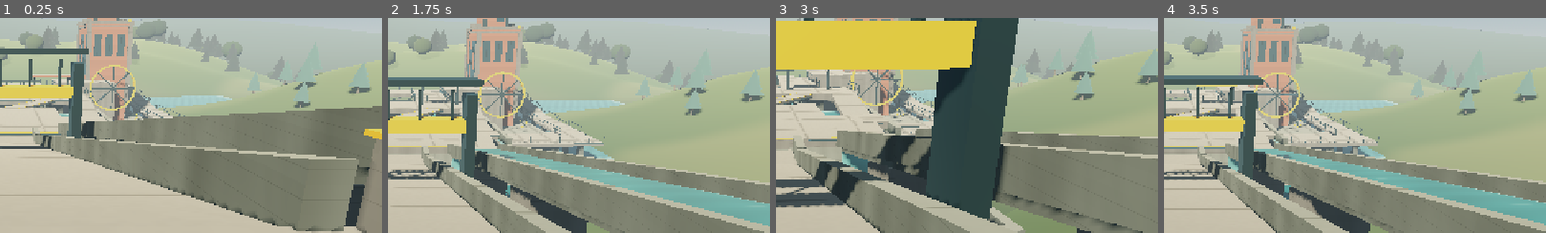
Above: before the commit, frames 1-4 (left to right).
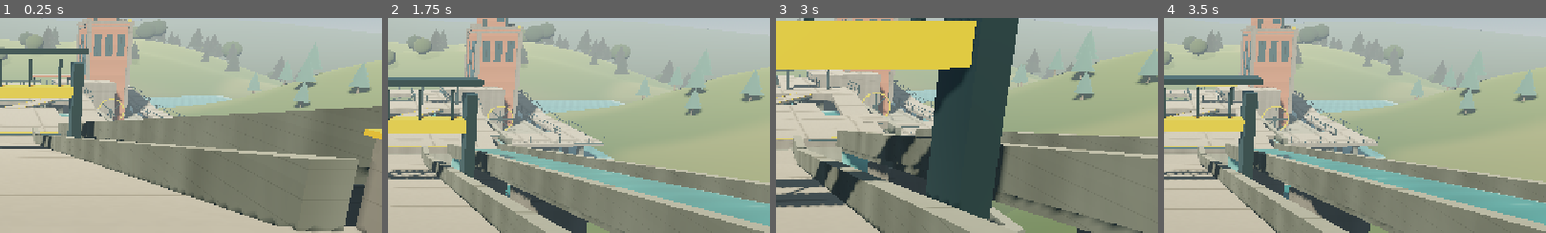
Above: after the commit, the same moments.

Repository: thatmike1/spillway
Game: Godot game, scene res://scenes/main.tscn
Same seed, same stepped clock (60 frames per second), same inputs: the game is played once before the commit and once after it.
Inputs (mouse positions are % of the whole screen's width and height, from its top left):
- Up to frame 1 (0.25 s): no input
- Up to frame 2 (1.75 s): tap Enter (ui_accept) at 0.5 s; move the mouse to (55, 50) at 0.52 s; hold Ctrl (crouch) 0.53-1.28 s; hold W (move_forward) from 0.53 s (still down); click (55, 50) at 0.67 s; tap Space (jump) at 0.77, 1.07, 1.52, 1.55 s; tap F (practice) at 0.8, 1.35 s; move the mouse to (45, 50) at 1.27 s
- Up to frame 3 (3 s): keep holding W (move_forward); tap Space (jump) at 1.82 s; move the mouse to (52, 48) at 2.02 s; hold Space (jump) 2.03-2.78 s; tap Ctrl (crouch) at 2.3, 2.85 s; move the mouse to (49, 52) at 2.77 s; click (49, 52) at 2.92 s
- Up to frame 4 (3.5 s): keep holding W (move_forward); tap Space (jump) at 3.02, 3.32 s; tap F (practice) at 3.05 s
The pictures show only the part of the screen within x 50-100%, y 25-75%; the shares and areas given below are measured in that part.

The runs differ from the first frame. In frame 1, 0.8% of the frame differs, in the area x 23-38%, y 21-48%; in frame 2, 1.0%, in the area x 23-41%, y 24-53%; in frame 3, 0.8%; in frame 4, 0.9%.

Commit message:
fix: preserve player control and honest run results (ccChat-general-rowb)

Diff:
--- a/scripts/spillway_hud.gd
+++ b/scripts/spillway_hud.gd
@@ -10,6 +10,7 @@
 var message: Label
 var finish_label: Label
 var pause_panel: ColorRect
+var _resume_button: Button
 var _fade: ColorRect
 var _blink_alpha: float = 0.0
 var _message_time: float = 0.0
@@ -134,12 +135,16 @@
 	for item: Array in [["Resume", func() -> void: game.set_paused(false)], ["Restart clean run", func() -> void: game.restart_run()], ["Quit", func() -> void: game.request_quit()]]:
 		var button := Button.new()
 		button.text = item[0]
+		if str(item[0]) == "Resume":
+			_resume_button = button
 		button.pressed.connect(item[1])
 		column.add_child(button)
 	pause_panel.hide()
 
 func set_paused(value: bool) -> void:
 	pause_panel.visible = value
+	if value and _resume_button != null:
+		_resume_button.grab_focus()
 
 func _slider_changed(value: float, key: String) -> void:
 	game.change_setting(key, value)
--- a/scripts/spillway_level.gd
+++ b/scripts/spillway_level.gd
@@ -15,7 +15,6 @@
 var water_audio_sources: Array[Vector3] = []
 var _water_surfaces: Array[Dictionary] = []
 var _hero_wheel: Node3D
-var _finish_wheel: Node3D
 var _wheel_speed: float = 0.0
 var _wheel_running: bool = false
 
@@ -44,7 +43,6 @@
 	if not OS.get_cmdline_user_args().has("--crest"):
 		preload("res://scripts/spillway_course.gd").new().build(self)
 		routes["brake"].append_array(routes["safe"].slice(12))
-		_make_finish_portal()
 	preload("res://scripts/spillway_art.gd").new().apply(self)
 	if not OS.get_cmdline_user_args().has("--no-batch"):
 		_batch_static_boxes()
@@ -340,11 +338,6 @@
 	water_audio_sources.append(Vector3(8.5, 4.4, -24.0))
 	water_regions.append({"bounds": AABB(Vector3(6.94, 6.5, -23.7), Vector3(3.12, 6.5, 23.7)), "depth": 0.12})
 
-func _make_finish_portal() -> void:
-	# p / the control wheel sits beside its larger drive, with an open view from the apron.
-	_finish_wheel = _wheel(Vector3(28.0, -1.2, -68.7), 0.7, "ochre")
-	_cylinder(Vector3(28.0, -1.2, -69.5), Vector3(28.0, -1.2, -68.5), 0.15, "steel")
-
 func splash_at(feet: Vector3) -> void:
 	if DisplayServer.get_name() == "headless":
 		return
@@ -382,15 +375,11 @@
 	_wheel_speed = 0.0
 	if is_instance_valid(_hero_wheel):
 		_hero_wheel.rotation.z = 0.0
-	if is_instance_valid(_finish_wheel):
-		_finish_wheel.rotation.z = 0.0
 
 func _process(delta: float) -> void:
 	_wheel_speed = move_toward(_wheel_speed, 0.75 if _wheel_running else 0.0, delta * 0.35)
 	if is_instance_valid(_hero_wheel):
 		_hero_wheel.rotation.z -= _wheel_speed * delta
-	if is_instance_valid(_finish_wheel):
-		_finish_wheel.rotation.z += _wheel_speed * delta * 1.5
 
 
 func _make_mantle_housing() -> void:
@@ -425,8 +414,8 @@
 		_box(Vector3(x, 12.0, -73.97), Vector3(1.4, 4.0, 0.08), "shadow")
 		_box(Vector3(x, 12.0, -73.9), Vector3(0.07, 4.0, 0.09), "steel")
 		_box(Vector3(x, 12.0, -73.9), Vector3(1.4, 0.08, 0.09), "steel")
-	_hero_wheel = _wheel(Vector3(23.8, 4.1, -69.15), 4.2, "ochre")
-	_cylinder(Vector3(23.8, 4.1, -73.7), Vector3(23.8, 4.1, -71.9), 0.42, "steel")
+	_hero_wheel = _wheel(Vector3(23.8, -0.5, -69.15), 2.45, "ochre")
+	_cylinder(Vector3(23.8, -0.5, -73.7), Vector3(23.8, -0.5, -69.0), 0.42, "steel")
 	# retaining wings anchor the crest to the hillside instead of a floating deck.
 	_solid("WestRetainingWing", Vector3(-29.0, -3.0, -12.0), Vector3(3.0, 17.0, 52.0), "old_concrete")
 	_solid("EastRetainingWing", Vector3(19.0, -3.0, -4.0), Vector3(3.5, 17.0, 30.0), "old_concrete")
--- a/scripts/spillway_main.gd
+++ b/scripts/spillway_main.gd
@@ -25,6 +25,7 @@
 var _persist: bool = true
 var _recovery_time: float = 0.0
 var _quitting: bool = false
+var _finish_hint: bool = false
 
 func _ready() -> void:
 	process_mode = Node.PROCESS_MODE_ALWAYS
@@ -72,6 +73,7 @@
 	splits.clear()
 	split_deltas.clear()
 	_started = false
+	_finish_hint = false
 	_recovery_time = 0.0
 	_spawn_origin = level.get("spawn").origin
 	player.call("reset_to", level.get("spawn"))
@@ -99,6 +101,7 @@
 	hud.call("notify", "Back on solid ground · practice attempt")
 
 func _restore_checkpoint() -> void:
+	split_deltas.clear()
 	var points: Array = level.get("checkpoints")
 	var pose: Transform3D = level.get("spawn")
 	if checkpoint_index < points.size():
@@ -141,6 +144,11 @@
 	if finish_box.has_point(player.global_position):
 		if checkpoint_index == points.size() - 1:
 			_finish()
+		elif not _finish_hint:
+			hud.call("notify", "Pump feed closed · cross the brick filter-house roof first")
+			_finish_hint = true
+	else:
+		_finish_hint = false
 
 func _finish() -> void:
 	finished = true
--- a/scripts/spillway_player.gd
+++ b/scripts/spillway_player.gd
@@ -48,6 +48,7 @@
 var _mantle_phase: int = 0
 var _mantle_goal: Vector3
 var _mantle_lift: Vector3
+var _mantle_wall_normal: Vector3
 var _mantle_carry: Vector3
 var _mantle_time: float = 0.0
 
@@ -258,6 +259,7 @@
 	if not _clear_body(goal, STAND_HEIGHT):
 		return false
 	_mantle_latched = true
+	_mantle_wall_normal = wall.normal
 	_mantle_goal = goal
 	_mantle_lift = Vector3(global_position.x, goal.y + 0.03, global_position.z)
 	# p / a small hand push restores forward motion lost against the lip.
@@ -288,8 +290,13 @@
 
 func _end_mantle(success: bool) -> void:
 	# cancelling gives the player back motion without driving them into the caught wall.
-	velocity = _mantle_carry if success else Vector3.ZERO
-	velocity.y = 0.0 if success else -1.0
+	if success:
+		velocity = _mantle_carry
+		velocity.y = 0.0
+	else:
+		if velocity.dot(_mantle_wall_normal) < 0.0:
+			velocity = velocity.slide(_mantle_wall_normal)
+		velocity.y = minf(velocity.y, -1.0)
 	mode = "air"
 	_buffer = 0.0
 	_coyote = 0.0
@@ -313,4 +320,6 @@
 	camera.global_rotation = Vector3(pitch, yaw, 0.0)
 	var extra := 0.0 if comfort else clampf((get_speed() - 6.0) * 0.5, 0.0, 5.0)
 	var horizontal_fov := fov_horizontal + extra
-	camera.fov = rad_to_deg(2.0 * atan(tan(deg_to_rad(horizontal_fov) * 0.5) / (16.0 / 9.0)))
+	var view_size := get_viewport().get_visible_rect().size
+	var aspect := view_size.x / maxf(view_size.y, 1.0)
+	camera.fov = rad_to_deg(2.0 * atan(tan(deg_to_rad(horizontal_fov) * 0.5) / maxf(aspect, 0.1)))
--- a/tests/test_spillway.gd
+++ b/tests/test_spillway.gd
@@ -459,6 +459,25 @@
 		action("move_back", false)
 		await ticks(20)
 		check(int(player.get("mantle_count")) == catches, "same held input cannot recatch after cancellation")
+	await mantle_fixture("oblique mantle abort preserves momentum")
+	player.call("reset_to", Transform3D(Basis.IDENTITY, Vector3(-0.8, 0.025, 0)))
+	action("move_forward", true)
+	action("move_right", true, 0.4)
+	await ticks(14)
+	action("jump", true)
+	caught = false
+	for i: int in 110:
+		await ticks(1)
+		if str(player.get("mode")) == "mantle":
+			caught = true
+			break
+	check(caught, "oblique real-input approach catches the lip")
+	if caught:
+		var tangent_before: float = player.velocity.x
+		action("jump", false)
+		await ticks(2)
+		check(tangent_before > 1.0 and player.velocity.x > tangent_before * 0.8 and player.velocity.y < 0.0,
+			"release keeps lateral carry while resuming the fall: %.3f to %s" % [tangent_before, player.velocity])
 	await mantle_fixture("grounded movement never catches")
 	await approach_mantle(false)
 	check(int(player.get("mantle_count")) == 0, "grounded forward alone never starts mantle")
--- a/tests/test_spillway_flow.gd
+++ b/tests/test_spillway_flow.gd
@@ -146,16 +146,17 @@
 	await clean_records()
 	await practice_records()
 	await recovery_records()
+	await assisted_comparisons()
 	await paused_controls()
+	await controller_menu()
+	await projection_aspects()
 	for name: String in ACTIONS:
 		action(name, false)
 	game.call("set_paused", false)
 	case_name = "profile isolation"
 	check(profile_snapshot() == saved_profile, "settings and clean/practice finishes never create or change saved profile")
-	game.queue_free()
-	await frames(2)
 	print("spillway flow: %d/%d checks passed; failures=%d; isolated flow fixture, route playback separate" % [checks - failures, checks, failures])
-	quit(1 if failures else 0)
+	game.call("request_quit", 1 if failures else 0)
 
 func ordered_checkpoints() -> void:
 	await restart("ordered checkpoints")
@@ -332,3 +333,67 @@
 		await activate(comfort)
 		check(bool(game.get("settings").comfort) != before and bool(game.get("player").get("comfort")) != before,
 			"focused comfort control receives real input and changes camera setting while paused")
+
+func assisted_comparisons() -> void:
+	for assistance: String in ["practice", "respawn"]:
+		await restart("post-finish " + assistance + " comparisons")
+		await finish_run([7.0, 16.0, 28.0])
+		check(not game.get("split_deltas").is_empty(), "clean finish establishes comparisons before assistance")
+		var before := records()
+		if assistance == "practice":
+			await pulse("practice")
+		else:
+			game.get("player").call("reset_to", Transform3D(Basis.IDENTITY, Vector3(0, -30, -8)))
+			await ticks(24)
+		await visit(game.get("level").get("finish_position"), 55.0)
+		var text: String = game.get("hud").get("finish_label").text
+		check(bool(game.get("finished")) and game.get("split_deltas").is_empty() and not "vs segment best" in text,
+			"assisted replay clears previous clean comparisons from the actual result")
+		check(records() == before and "PRACTICE FINISH" in text, "post-finish assistance protects clean records and labels result")
+
+func joy(button_index: int, pressed: bool) -> void:
+	var event := InputEventJoypadButton.new()
+	event.button_index = button_index
+	event.pressed = pressed
+	Input.parse_input_event(event)
+	Input.flush_buffered_events()
+
+func controller_menu() -> void:
+	await restart("controller menu without test focus")
+	joy(JOY_BUTTON_START, true)
+	await frames(2)
+	joy(JOY_BUTTON_START, false)
+	await frames(2)
+	var resume := button("Resume")
+	check(paused and root.gui_get_focus_owner() == resume, "controller Start opens pause with Resume already focused")
+	joy(JOY_BUTTON_DPAD_UP, true)
+	await frames(2)
+	joy(JOY_BUTTON_DPAD_UP, false)
+	await frames(2)
+	check(root.gui_get_focus_owner() != null and root.gui_get_focus_owner() != resume, "D-pad reaches settings without any test grab_focus")
+	joy(JOY_BUTTON_START, true)
+	await frames(2)
+	joy(JOY_BUTTON_START, false)
+	await frames(2)
+	check(not paused, "controller Start resumes from settings focus")
+
+func projection_aspects() -> void:
+	case_name = "actual horizontal projection"
+	var old_size: Vector2i = root.size
+	var old_scale: Vector2i = root.content_scale_size
+	var old_fov: float = game.get("settings").fov
+	var old_comfort: bool = game.get("settings").comfort
+	game.call("change_setting", "fov", 90.0)
+	game.call("change_setting", "comfort", true)
+	root.content_scale_size = Vector2i.ZERO
+	for size: Vector2i in [Vector2i(1280, 720), Vector2i(2560, 720)]:
+		root.size = size
+		await frames(3)
+		var camera: Camera3D = game.get("player").get("camera")
+		var projection := camera.get_camera_projection()
+		var actual := rad_to_deg(2.0 * atan(1.0 / projection.x.x))
+		check(absf(actual - 90.0) < 0.05, "90 horizontal FOV remains 90 at %s: %.3f" % [root.get_visible_rect().size, actual])
+	root.size = old_size
+	root.content_scale_size = old_scale
+	game.call("change_setting", "fov", old_fov)
+	game.call("change_setting", "comfort", old_comfort)
Not shown, changed: docs/reboot/decisions.tsv
Not shown, added: Play Spillway.cmd
Not shown, changed: docs/reboot/STATUS.md
